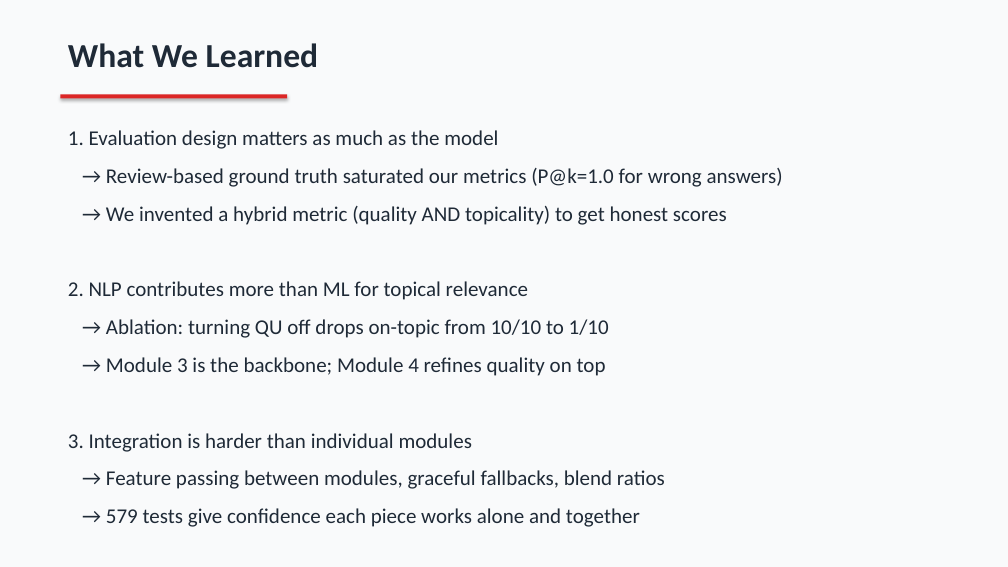
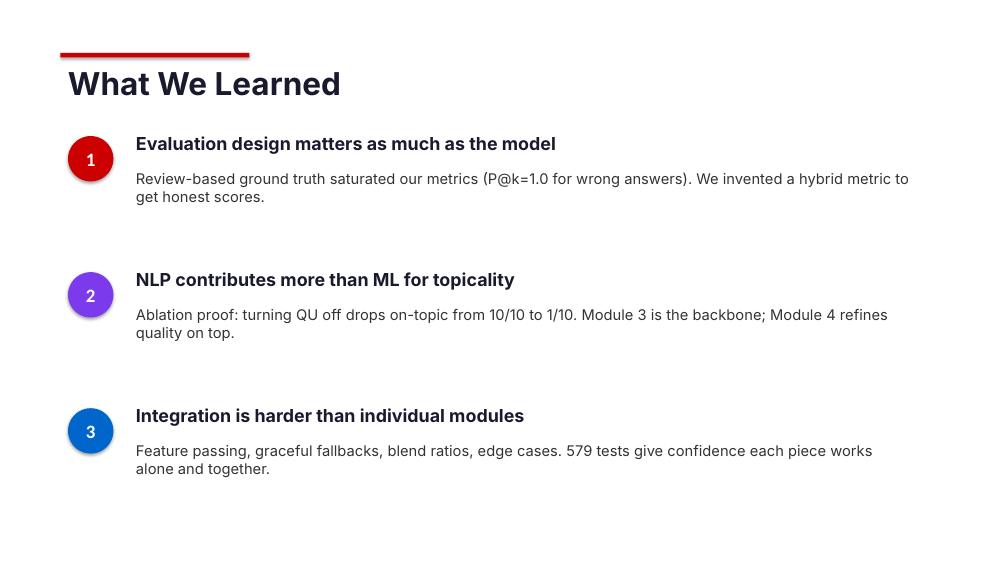
Before and after one commit to Alvin-Furman-CS-Classroom/project-2-ai-system-ronan-and-kelvin-s-epic-marketplace, a slide deck: slide 11 of Epic_Marketplace_Presentation.pptx (slide 14 before the commit). Drawn at 1008x567 pixels with LibreOffice and Linux fonts; fonts in the diff are those of the drawing. Boxes give left, top, right and bottom in pixels: in the first picture for what was removed or moved away, otherwise in the second. Text is boxed around its words. In the diff, an @@ line names an element or a change of style, - is before the commit and + after.

```diff
--- a/Epic_Marketplace_Presentation.pptx
+++ b/Epic_Marketplace_Presentation.pptx
@@ background #F9FAFB to #FFFFFF @@
@@ rectangle: place and size @@
-rectangle at [60, 95, 287, 98]
+rectangle at [60, 53, 250, 57]
@@ rectangle at [60, 53, 250, 57]: fill #DC2626 to #CC0000 @@
@@ text "What We Learned": place and size @@
-text "What We Learned" at [68, 43, 319, 68]
+text "What We Learned" at [68, 72, 341, 96]
@@ text "What We Learned" at [68, 72, 341, 96]: size 32 to 30 pt, font Calibri to Inter, text colour #1F2A37 to #1A1A2E @@
@@ ellipse added at [68, 136, 113, 181], fill #CC0000, 18 pt, text #FFFFFF, bold @@
+1
@@ text added at [136, 136, 556, 154], 17 pt, text #1A1A2E, bold @@
+Evaluation design matters as much as the model
@@ text added at [136, 172, 908, 205], 14 pt, text #333333 @@
+Review-based ground truth saturated our metrics (P@k=1.0 for wrong answers). We invented a hybrid metric to get honest scores.
@@ ellipse added at [68, 272, 113, 318], fill #7C3AED, 18 pt, text #FFFFFF, bold @@
+2
@@ text added at [136, 272, 515, 290], 17 pt, text #1A1A2E, bold @@
+NLP contributes more than ML for topicality
@@ text at [136, 309, 888, 341]: text changed; size 20 to 14 pt; font Calibri to Inter; text colour #1F2A37 to #333333 @@
-1. Evaluation design matters as much as the model
-→ Review-based ground truth saturated our metrics (P@k=1.0 for wrong answers)
-→ We invented a hybrid metric (quality AND topicality) to get honest scores
-2. NLP contributes more than ML for topical relevance
-→ Ablation: turning QU off drops on-topic from 10/10 to 1/10
-→ Module 3 is the backbone; Module 4 refines quality on top
-3. Integration is harder than individual modules
-→ Feature passing between modules, graceful fallbacks, blend ratios
-→ 579 tests give confidence each piece works alone and together
+Ablation proof: turning QU off drops on-topic from 10/10 to 1/10. Module 3 is the backbone; Module 4 refines quality on top.
@@ ellipse added at [68, 408, 113, 454], fill #0066CC, 18 pt, text #FFFFFF, bold @@
+3
@@ text added at [136, 408, 524, 426], 17 pt, text #1A1A2E, bold @@
+Integration is harder than individual modules
@@ text added at [136, 445, 872, 477], 14 pt, text #333333 @@
+Feature passing, graceful fallbacks, blend ratios, edge cases. 579 tests give confidence each piece works alone and together.
```
Also in this commit, not shown: 5 other slides changed, 7 slides added, 10 slides removed, 1 other file.
